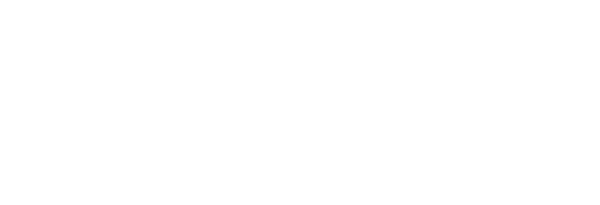
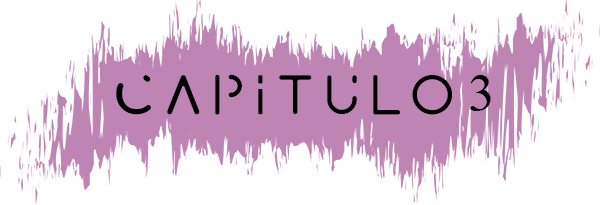
Before/after of a 600 x 205 layered artwork. What changed in the layer stack:
renamed "capitulo 1" to "capitulo 3", painted on it over [116, 74, 491, 115]
showed "Capa 1" over [0, 0, 600, 205]
